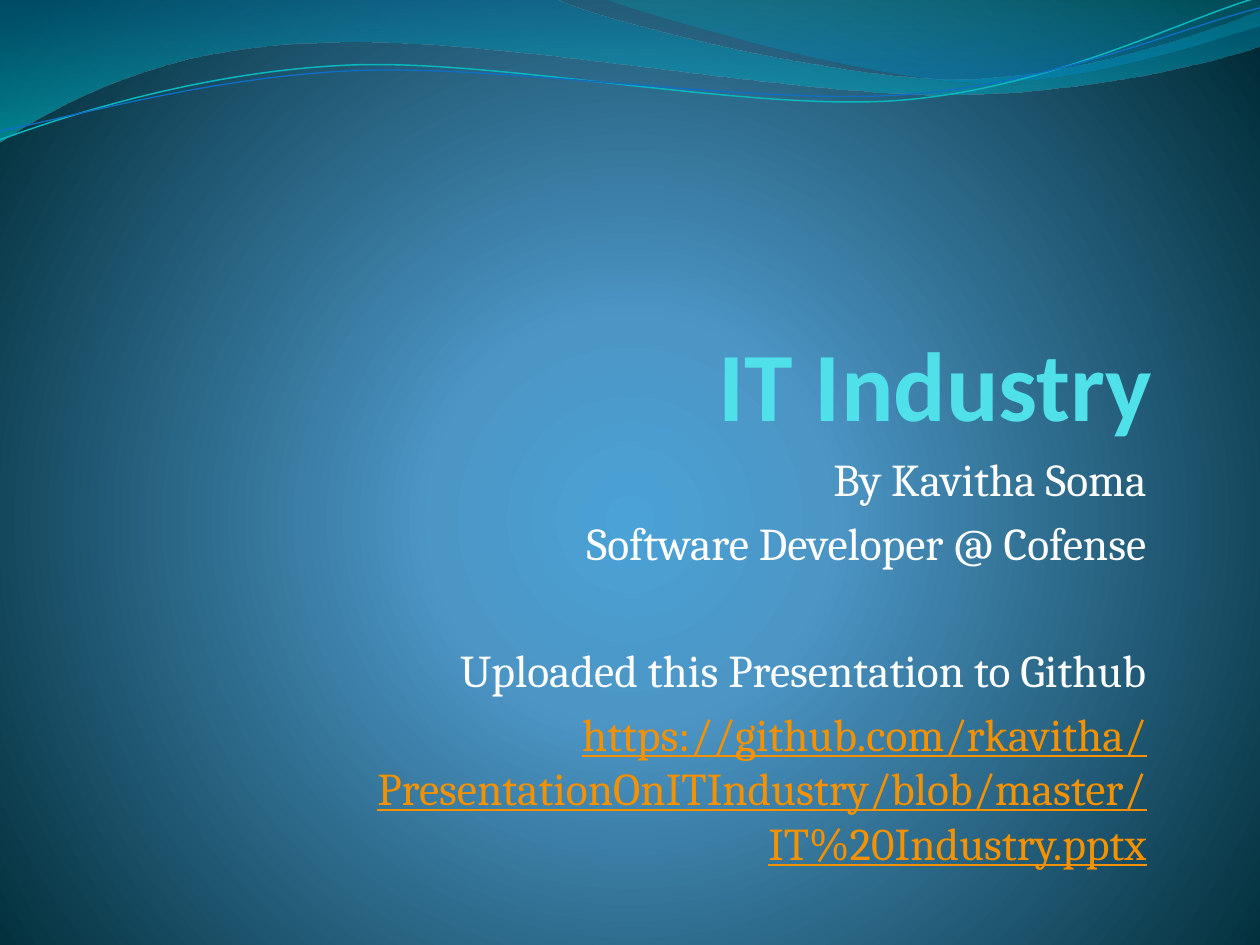
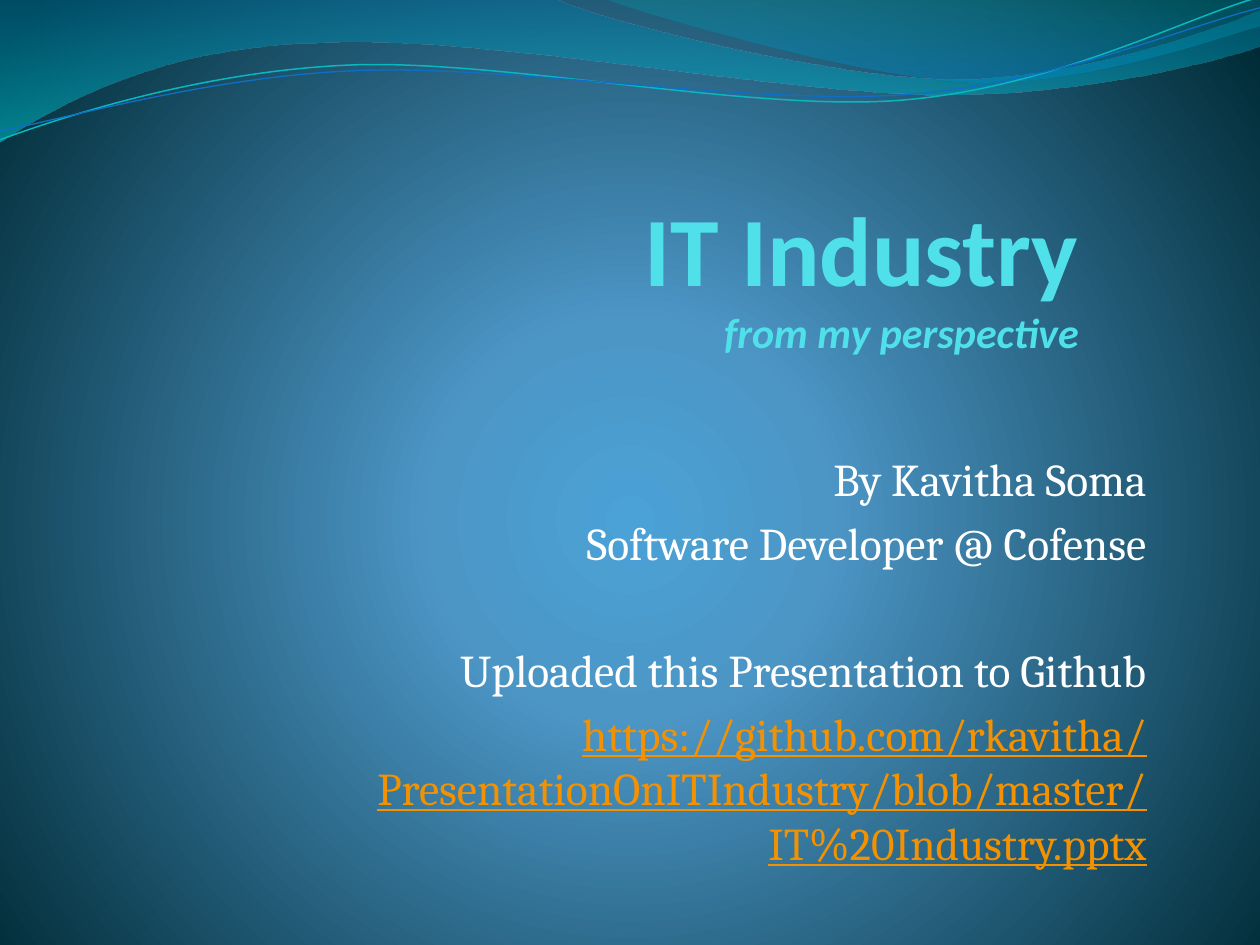
Before and after one commit to rkavitha/PresentationOnITIndustry, a slide deck: slide 1 of IT Industry.pptx. Drawn at 1260x945 pixels with LibreOffice and Linux fonts; fonts in the diff are those of the drawing. Boxes give left, top, right and bottom in pixels: in the first picture for what was removed or moved away, otherwise in the second. Text is boxed around its words. In the diff, an @@ line names an element or a change of style, - is before the commit and + after.

```diff
--- a/IT Industry.pptx
+++ b/IT Industry.pptx
@@ title at (644, 206, 1079, 355): text changed; size 56 to 24 pt; italic on @@
-IT Industry
+IT Industry
+from my perspective
```
Also in this commit, not shown: 11 other slides changed.
